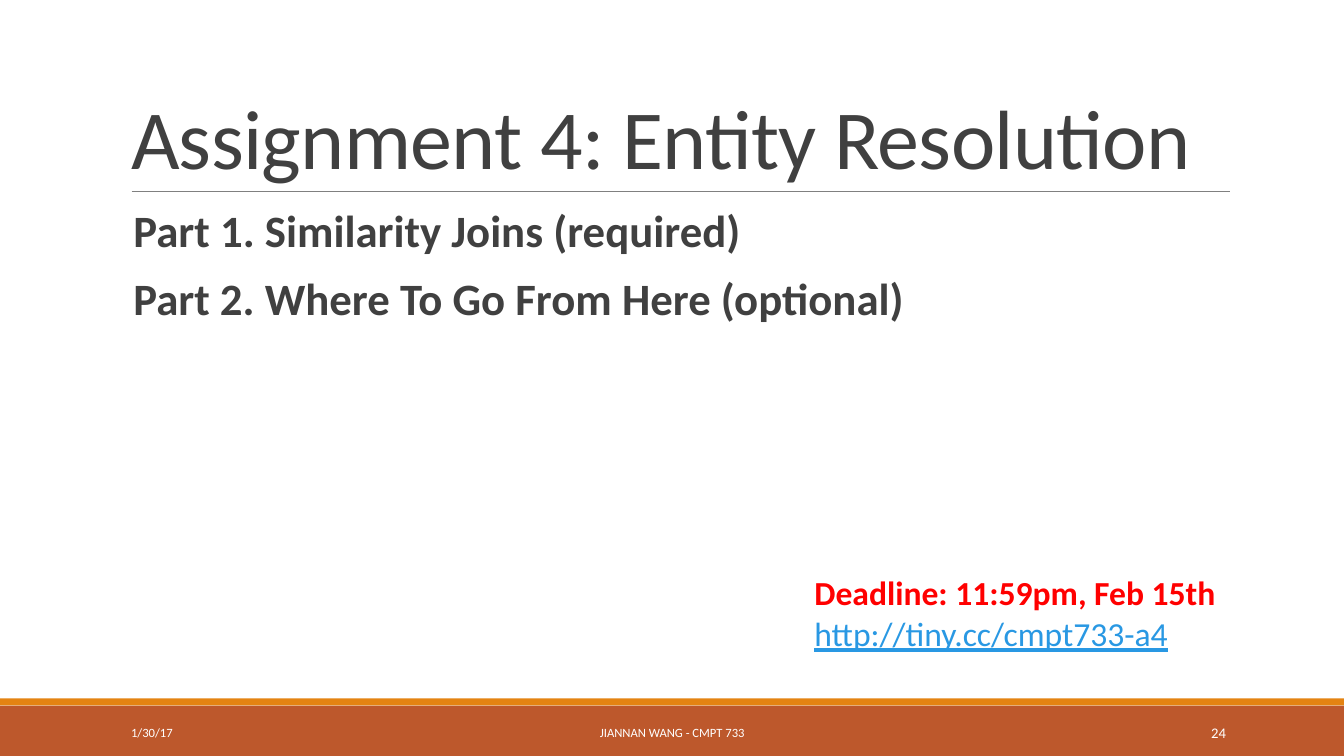
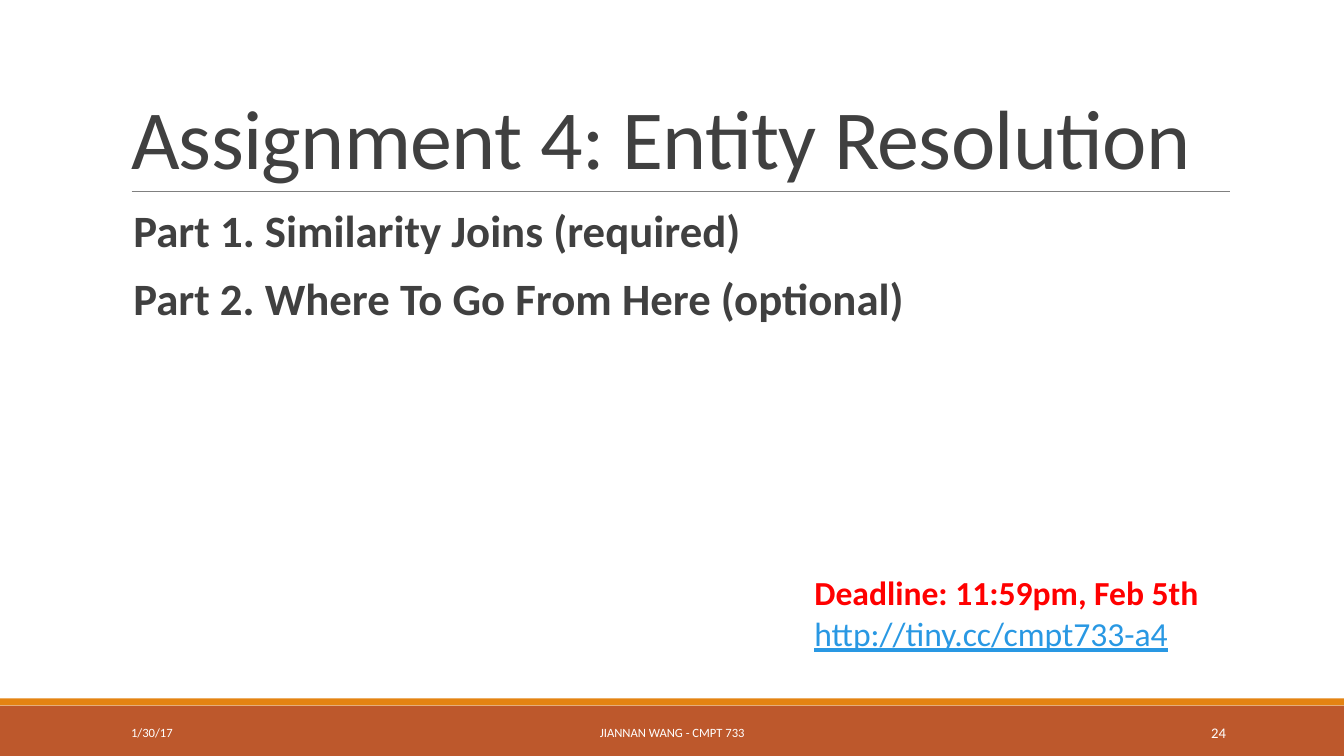
Before and after one commit to ZhensongQian/cmpt733, a slide deck: slide 24 of Lectures/Lec4/lec4.pptx. Drawn at 1344x756 pixels with LibreOffice and Linux fonts; fonts in the diff are those of the drawing. Boxes give left, top, right and bottom in pixels: in the first picture for what was removed or moved away, otherwise in the second. Text is boxed around its words. In the diff, an @@ line names an element or a change of style, - is before the commit and + after.

```diff
--- a/Lectures/Lec4/lec4.pptx
+++ b/Lectures/Lec4/lec4.pptx
@@ text at (x1=814, y1=581, x2=1199, y2=611): text changed @@
-Deadline: 11:59pm, Feb 15th
+Deadline: 11:59pm, Feb 5th
```
Also in this commit, not shown: 2 other slides changed, 2 other files.
